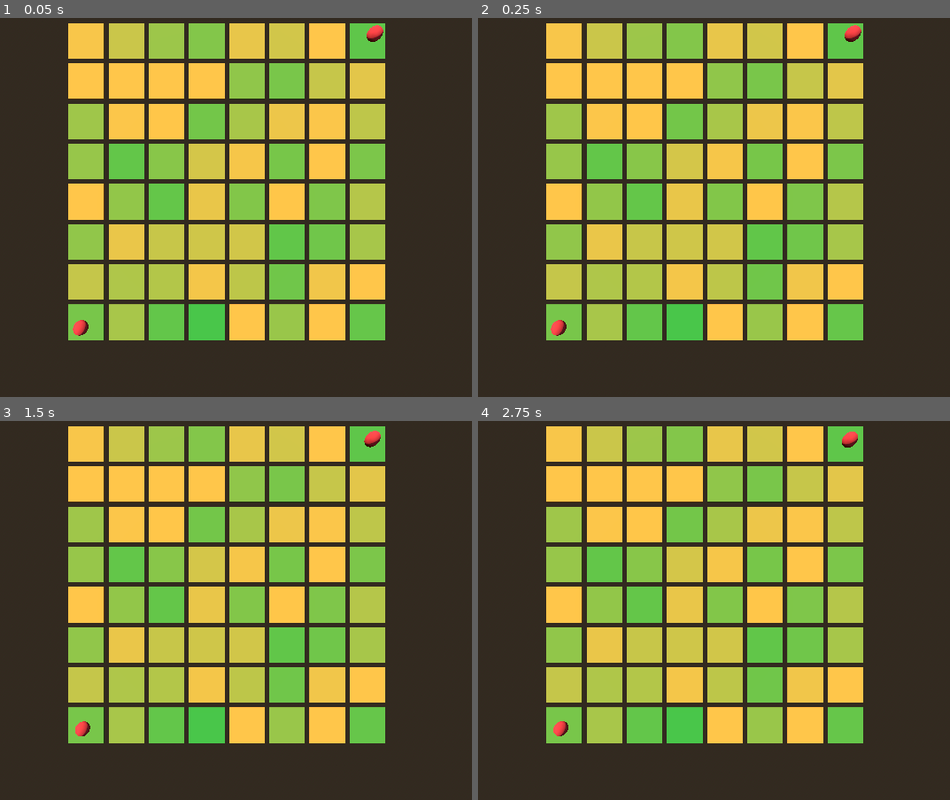
Above: before the commit, frames 1-4 (two rows, left to right).
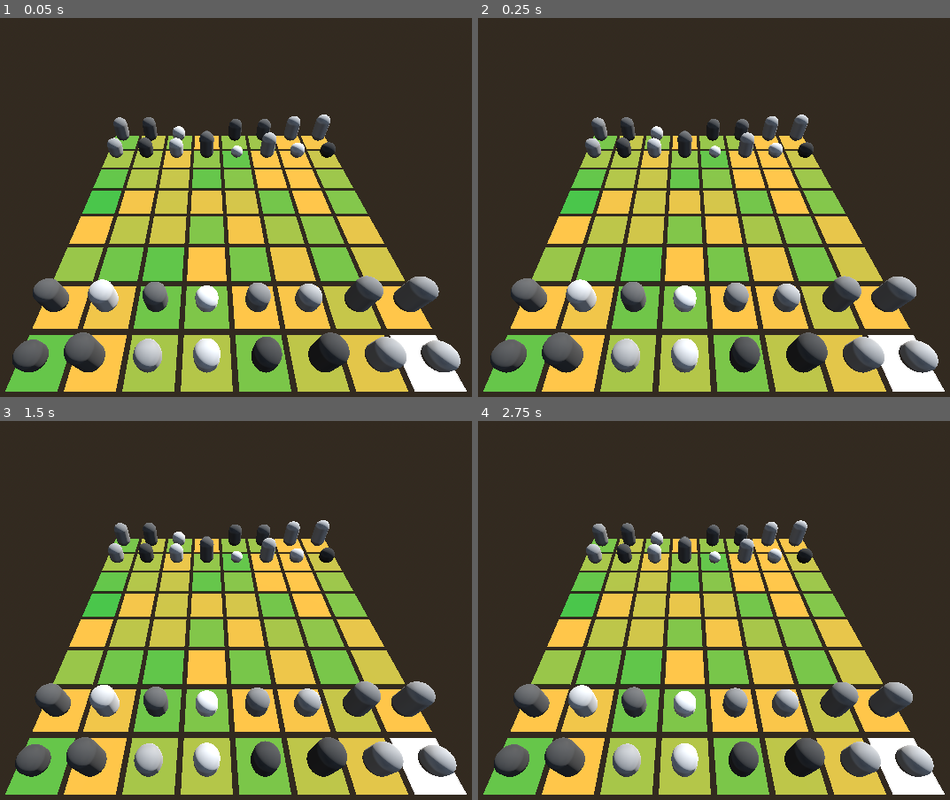
Above: after the commit, the same moments.

Repository: andygagnon/godot-region-units-1
Game: Godot game, scene res://root.tscn
The game is run twice, just before and just after one commit, with the same random seed, the same clock (stepped at 60 frames per second) and the same inputs.
Inputs:
- Up to frame 1 (0.05 s): no input
- Up to frame 2 (0.25 s): no input
- Up to frame 3 (1.5 s): no input
- Up to frame 4 (2.75 s): tap Enter at 2 s

The runs differ from the first frame. In frame 1, 61% of the frame differs, in the area x 1-99%, y 1-99%; in frame 2, 61%; in frame 3, 60%; in frame 4, 60%.

Commit message:
add 32 units. Selected region color.

Diff:
--- a/node_3d.tscn
+++ b/node_3d.tscn
@@ -3,4 +3,5 @@
 [ext_resource type="Script" uid="uid://ciwuiie2uug63" path="res://root.gd" id="1_a202f"]
 
 [node name="Node3D" type="Node3D"]
+transform = Transform3D(1, 0, 0, 0, 1, 0, 0, 0, 1, 0.00761092, 0.0383762, -0.0128034)
 script = ExtResource("1_a202f")
--- a/region.gd
+++ b/region.gd
@@ -11,6 +11,7 @@
 ## A simple boolean state for example use.
 var is_active: bool = false
 var occupied_unit: Unit = null # NEW: Tracks the unit currently on this region
+var is_selected: bool = false
 
 # Constants for the region's physical dimensions.
 const REGION_SIZE: float = 80.0  # Width and depth of the tile
@@ -36,6 +37,8 @@
 		float(position.y) * (REGION_SIZE + (REGION_SIZE / 8.0))
 	)
 
+	if self.position.x == 0 && position.y == 0:
+		is_selected = true
 
 	# Set up the visual mesh and collision shape
 	_setup_visuals_and_collision()
@@ -126,3 +129,11 @@
 	unit_to_remove.grid_position = Vector2i(-1, -1) # Mark unit as off-grid
 	print("Unit %s removed from region %s." % [unit_to_remove.name, name])
 	return unit_to_remove
+
+func _process(delta):
+	if is_selected:
+		pass
+		#var node : StaticBody3D = get_node("PhysicsRoot")
+		var node2 : MeshInstance3D =  get_node("PhysicsRoot").get_node("TileMesh")
+		var material : StandardMaterial3D = node2.get_active_material(0)
+		material.albedo_color = Color(0.8 + (0.2 * randf()), 0.8, 0.8)
--- a/root.gd
+++ b/root.gd
@@ -76,27 +76,50 @@
 func _initialize_units() -> void:
 	print("\n--- Starting Unit Initialization ---")
 
-	var unit_a: Unit = Unit.new("Hero")
-	var unit_b: Unit = Unit.new("Enemy")
-
+	#var unit_a: Unit = Unit.new("Hero")
 	# Units must be added to the scene tree (under WorldManager)
 	# before they are placed using the Region's methods.
-	add_child(unit_a)
-	add_child(unit_b)
-
+	#add_child(unit_a)
+	#add_child(unit_b)
+	#var unit_b: Unit = Unit.new("Enemy")
 	# Place Unit A at (0, 0)
-	var start_region: Region = get_region(0, 0)
-	if start_region:
-		start_region.add_unit(unit_a)
+	#var start_region: Region = get_region(0, 0)
+	#if start_region:
+		#start_region.add_unit(unit_a)
+
+
+	for x in range( GRID_SIZE):
+		for z in range(2):
+			var unit_t;
+			var region_t;
+			unit_t = Unit.new("Enemy")
+			add_child(unit_t)
+			region_t = get_region( x, GRID_SIZE - 1 - z)
+			if region_t:
+				region_t.add_unit( unit_t)
+
+	for x in range( GRID_SIZE):
+		for z in range(2):
+			var unit_t;
+			var region_t;
+			unit_t = Unit.new("Hero")
+			add_child(unit_t)
+			region_t = get_region( x, z)
+			if region_t:
+				region_t.add_unit( unit_t)
+
 
 	# Place Unit B at (7, 7)
-	var end_region: Region = get_region(GRID_SIZE - 1, GRID_SIZE - 1)
-	if end_region:
-		end_region.add_unit(unit_b)
+	#var end_region: Region = get_region(GRID_SIZE - 1, GRID_SIZE - 1)
+	#if end_region:
+		#end_region.add_unit(unit_b)
+
+
+
 
 	print("Unit initialization complete.")
-	print("Placed %s at %s" % [unit_a.name, unit_a.grid_position])
-	print("Placed %s at %s" % [unit_b.name, unit_b.grid_position])
+	#print("Placed %s at %s" % [unit_a.name, unit_a.grid_position])
+	#print("Placed %s at %s" % [unit_b.name, unit_b.grid_position])
 
 
 ## Sets up a Camera3D positioned to view the entire grid.
@@ -112,8 +135,8 @@
 	# The '60' is a good height to capture the full 80x80 area.
 	camera.position = Vector3(
 		center_target.x,
-		580.0,
-		center_target.z + 0.0 # Move back a bit on the Z axis
+		490.0,
+		center_target.z - 360.0 - 100.0# Move back a bit on the Z axis
 	)
 	#camera.position = Vector3(
 		#0.0,
--- a/unit.gd
+++ b/unit.gd
@@ -32,11 +32,6 @@
 	# This prevents the unit from phasing through the ground on spawn.
 	set_sleeping(false)
 	# NEW: Configure collision layers and masks
-	# Units are on Layer 2 (used for unit-to-unit interaction later)
-	#self.collision_layer = 1 << 1
-	## Units check Layer 1 (the ground/Regions)
-	#self.collision_mask = 1 << 0
-
 	self.set_collision_layer_value(LAYER_UNIT, true) # Units are on their own layer (for raycasting)
 	self.set_collision_mask_value(LAYER_REGION, true)  # UNITS collide only with the REGION
 
@@ -61,17 +56,23 @@
 
 	var capsule_mesh := CapsuleMesh.new()
 	capsule_mesh.radius = UNIT_RADIUS
-	capsule_mesh.height = UNIT_HEIGHT
+	capsule_mesh.height = UNIT_HEIGHT + (randf()*60.0)
+
+	var prism_mesh := PrismMesh.new()
+	prism_mesh.size = Vector3( 2.0, 10.0, 20.0)
 
 	# Create a simple red material for units
 	var standard_material := StandardMaterial3D.new()
-	standard_material.albedo_color = Color(0.8, 0.2, 0.2)
+	var gray = randf_range( 0.2, 0.85);
+	standard_material.albedo_color = Color(gray, gray, gray)
 	capsule_mesh.material = standard_material
+	prism_mesh.material = standard_material
 
 	mesh_instance.mesh = capsule_mesh
+	#mesh_instance.mesh = prism_mesh
 
 	# Offset the mesh vertically so its base sits at the parent's origin (Y=0).
-	mesh_instance.position = Vector3(0.0, UNIT_HEIGHT / 2.0, 0.0)
+	mesh_instance.position = Vector3(0.0, capsule_mesh.height / 2.0, 0.0)
 	self.add_child(mesh_instance)
 
 	# --- 3. Collision Shape (The Bounding Capsule) ---
@@ -80,11 +81,11 @@
 
 	var capsule_shape := CapsuleShape3D.new()
 	capsule_shape.radius = UNIT_RADIUS
-	capsule_shape.height = UNIT_HEIGHT
+	capsule_shape.height = capsule_mesh.height
 
 	collision_shape.shape = capsule_shape
 	# Offset the collision shape to match the mesh.
-	collision_shape.position = Vector3(0.0, UNIT_HEIGHT / 2.0, 0.0)
+	collision_shape.position = Vector3(0.0, capsule_shape.height / 2.0, 0.0)
 
 
 	self.add_child(collision_shape)
